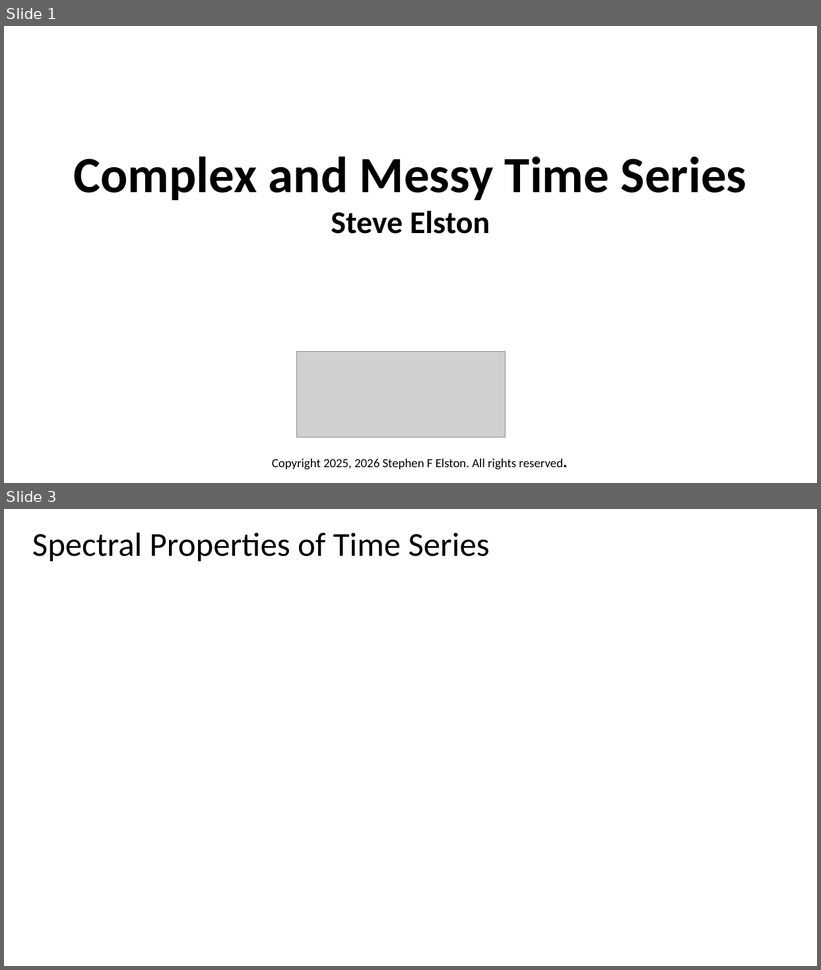
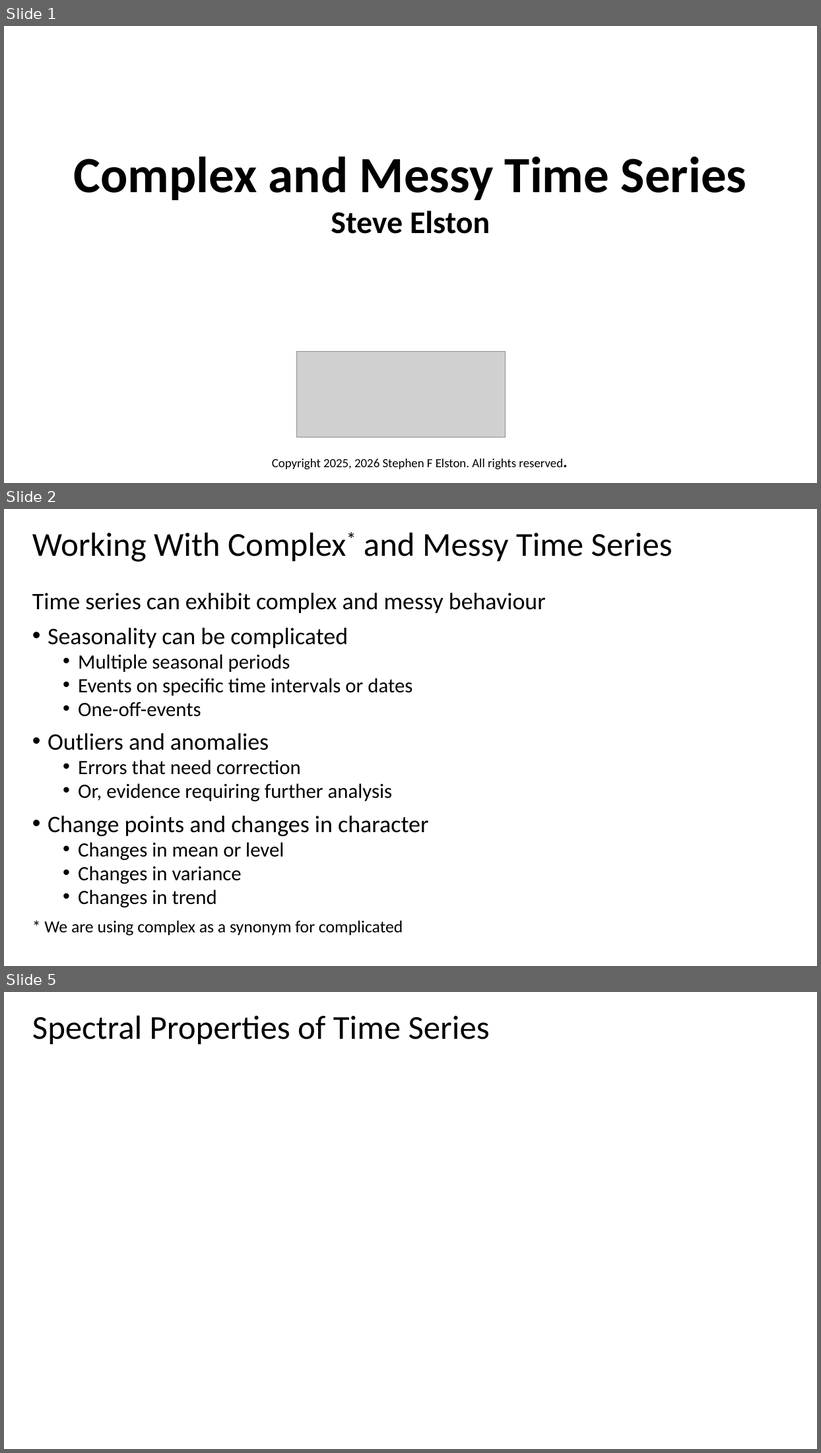
Before and after one commit to StephenElston/CSCI-E-83, a slide deck: LectureSlides/14_ComplexTimeSeries.pptx. Shown one above the other, each under a label of ours: slides 1 and 3 before the commit, slides 1, 2 and 5 after it; the slides between them are not shown. The pictures are 821x970 and 821x1453 pixels, drawn with LibreOffice and Linux fonts; fonts in the diff are those of the drawing; grey boxes stand for pictures. Boxes give left, top, right and bottom in pixels: in the first picture for what was removed or moved away, otherwise in the second. Text is boxed around its words. In the diff, an @@ line names an element or a change of style, - is before the commit and + after.

Commit message:
Added slides on change point detection, reorganized slides, edited slides

```diff
--- a/LectureSlides/14_ComplexTimeSeries.pptx
+++ b/LectureSlides/14_ComplexTimeSeries.pptx
@@ slide 2 added at <box>4,509,817,966</box>, background #FFFFFF @@
@@ title added at <box>32,532,673,562</box>, 39.6 pt, text #000000 @@
+Working With Complex* and Messy Time Series
@@ text added at <box>32,593,546,936</box>, 24 pt, text #000000 @@
+Time series can exhibit complex and messy behaviour
+• Seasonality can be complicated
+  • Multiple seasonal periods
+  • Events on specific time intervals or dates
+  • One-off-events
+• Outliers and anomalies
+  • Errors that need correction
+  • Or, evidence requiring further analysis
+• Change points and changes in character
+  • Changes in mean or level
+  • Changes in variance
+  • Changes in trend
+* We are using complex as a synonym for complicated
@@ what was slide 3 is now slide 5 @@
```
Also in this commit, not shown: 8 slides changed, 9 other slides added, 1 slide removed.
